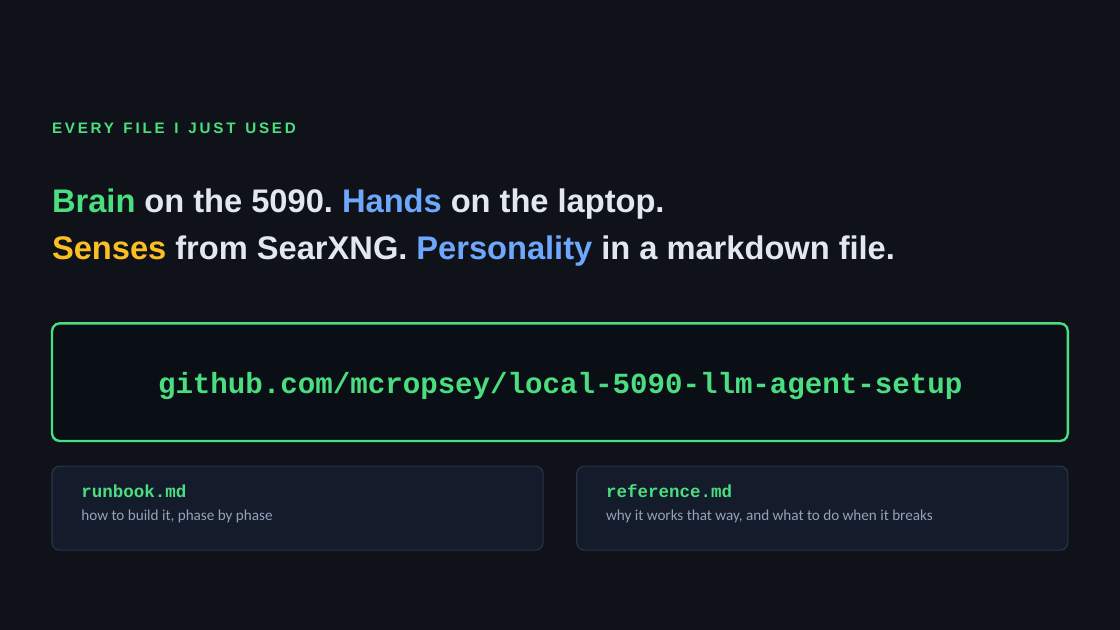
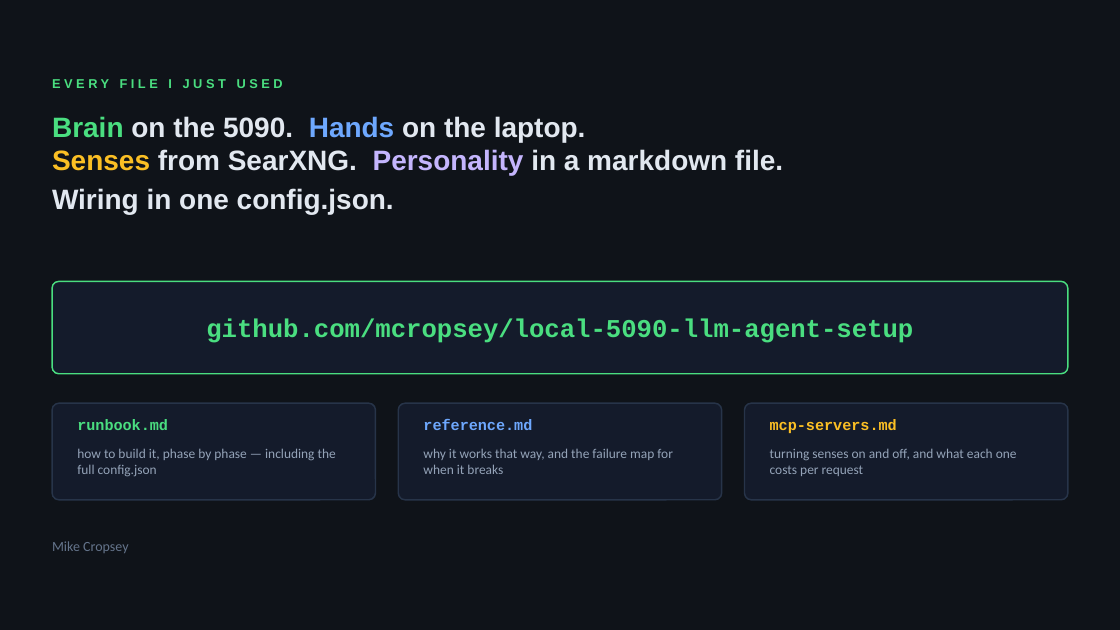
Before and after one commit to mcropsey/local-5090-llm-agent-setup, a slide deck: slide 9 of local-agentic-stack-talk.pptx (slide 5 before the commit). Drawn at 1120x630 pixels with LibreOffice and Linux fonts; fonts in the diff are those of the drawing. Boxes give left, top, right and bottom in pixels: in the first picture for what was removed or moved away, otherwise in the second. Text is boxed around its words. In the diff, an @@ line names an element or a change of style, - is before the commit and + after.

```diff
--- a/local-agentic-stack-talk.pptx
+++ b/local-agentic-stack-talk.pptx
@@ text "EVERY FILE I JUST USED": place and size @@
-text "EVERY FILE I JUST USED" at [52,121,295,137]
+text "EVERY FILE I JUST USED" at [52,79,283,88]
@@ text "EVERY FILE I JUST USED" at [52,79,283,88]: size 13 to 11 pt, letter spacing 2.4 to 3 pt; vertical alignment middle to top @@
@@ text at [52,116,783,214]: text changed; size 28 to 24 pt @@
-Brain on the 5090. Hands on the laptop.
-Senses from SearXNG. Personality in a markdown file.
+Brain on the 5090. Hands on the laptop.
+Senses from SearXNG. Personality in a markdown file.
+Wiring in one config.json.
@@ text "Brain on the 5090. Hands ..." at [52,116,783,214]: vertical alignment middle to top @@
@@ text "github.com/mcropsey/local-5090-llm-agent-setup": place and size @@
-text "github.com/mcropsey/local-5090-llm-agent-setup" at [158,373,962,399]
+text "github.com/mcropsey/local-5090-llm-agent-setup" at [206,318,913,343]
@@ text "github.com/mcropsey/local-5090-llm-agent-setup" at [206,318,913,343]: size 25 to 22 pt @@
@@ rounded rectangle: place and size @@
-rounded rectangle at [52,323,1068,441]
+rounded rectangle at [52,281,1068,374]
@@ rounded rectangle at [52,281,1068,374]: fill #0A0E15 to #141B2B; outline #4ADE80 2 pt to #4ADE80 1.25 pt; proportions changed @@
@@ rounded rectangle added at [52,403,376,500], fill #141B2B, outline #273449 1.25 pt @@
@@ text "runbook.md": place and size @@
-text "runbook.md" at [81,485,186,497]
+text "runbook.md" at [77,419,168,430]
@@ text "runbook.md" at [77,419,168,430]: size 15 to 13 pt; vertical alignment middle to top @@
@@ rounded rectangle added at [398,403,722,500], fill #141B2B, outline #273449 1.25 pt @@
@@ text "reference.md": place and size @@
-text "reference.md" at [606,485,732,497]
+text "reference.md" at [423,419,532,430]
@@ text "reference.md" at [423,419,532,430]: size 15 to 13 pt, text colour #4ADE80 to #6EA8FE; vertical alignment middle to top @@
@@ rounded rectangle added at [744,403,1068,500], fill #141B2B, outline #273449 1.25 pt @@
@@ text added at [770,419,897,433], 13 pt, text #FBBF24, bold @@
+mcp-servers.md
@@ text at [77,448,336,476]: text changed; size 13 to 11.5 pt @@
-how to build it, phase by phase
+how to build it, phase by phase — including the full config.json
@@ text at [423,448,673,474]: text changed; size 13 to 11.5 pt @@
-why it works that way, and what to do when it breaks
+why it works that way, and the failure map for when it breaks
@@ text added at [770,448,1017,476], 11.5 pt, text #94A3B8 @@
+turning senses on and off, and what each one costs per request
@@ rounded rectangle removed at [52,466,544,550] @@
@@ rounded rectangle removed at [577,466,1069,550] @@
@@ text added at [52,541,128,553], 12 pt, text #64748B @@
+Mike Cropsey
```
Also in this commit, not shown: 3 other slides changed, 5 slides added, 1 slide removed.
